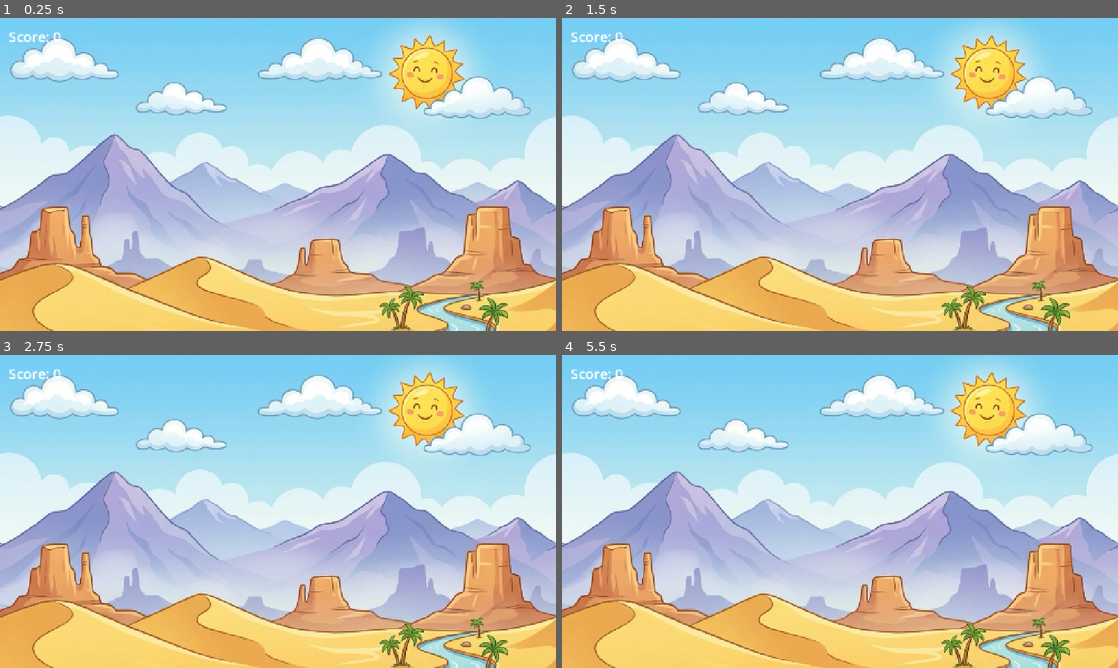
Above: before the commit, frames 1-4 (two rows, left to right).
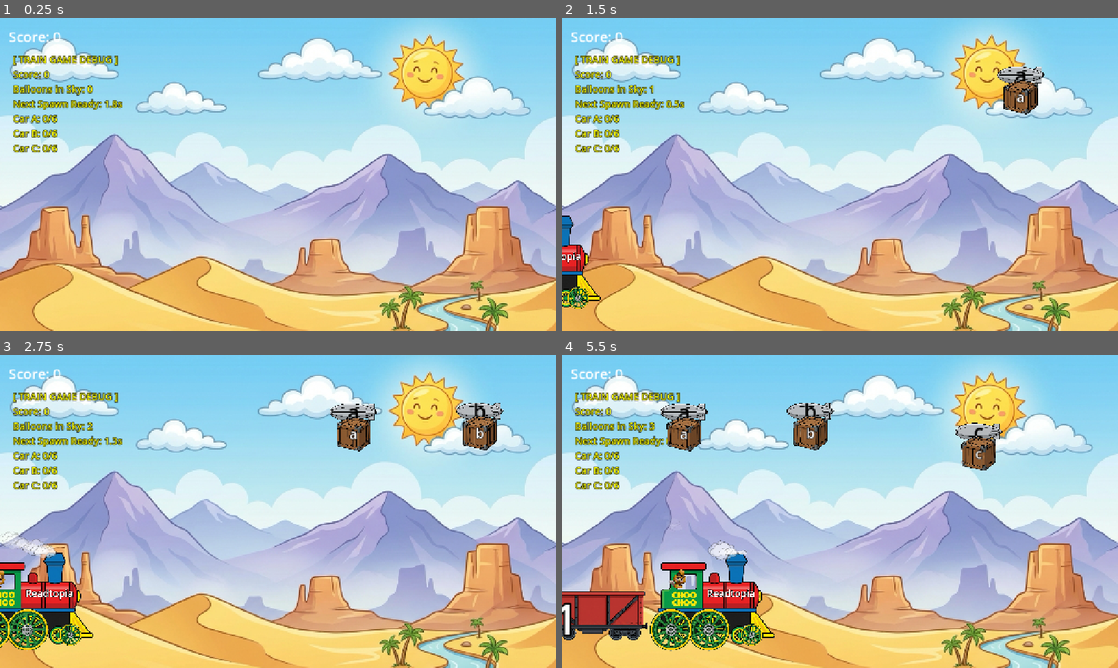
Above: after the commit, the same moments.

Repository: xiangfa/rt-games-godot
Game: Godot game, scene res://scenes/main.tscn
Same seed, same stepped clock (60 frames per second), same inputs: the game is played once before the commit and once after it.
Inputs (mouse positions are in pixels of both pictures, inside the frame that each line leads up to):
- Up to frame 1 (0.25 s): no input
- Up to frame 2 (1.5 s): tap Enter at 0.5 s; move the mouse to (962, 158) at 0.52 s; click (962, 158) at 0.67 s; move the mouse to (728, 190) at 1.27 s; click (728, 190) at 1.42 s
- Up to frame 3 (2.75 s): move the mouse to (333, 442) at 2.02 s; click (333, 442) at 2.17 s
- Up to frame 4 (5.5 s): move the mouse to (812, 574) at 2.77 s; click (812, 574) at 2.92 s; move the mouse to (1006, 558) at 3.52 s; click (1006, 558) at 3.67 s; move the mouse to (673, 464) at 4.27 s; click (673, 464) at 4.42 s; move the mouse to (867, 511) at 5.02 s; click (867, 511) at 5.17 s

The runs differ from the first frame. In frame 1, 1.8% of the frame differs, in the area x 2-22%, y 12-43%; in frame 2, 3.8%; in frame 3, 7.3%; in frame 4, 11%, in the area x 0-80%, y 12-95%.
Error before the commit: Parse Error: Expected statement, found "Indent" instead. (res://scripts/main.gd:179)

Commit message:
Fix syntax error: Corrected indentation in main.gd

Diff:
--- a/train-words/scripts/main.gd
+++ b/train-words/scripts/main.gd
@@ -150,7 +150,6 @@
 		if has_node("MatchSound"): $MatchSound.play()
 
 		# Define visual slots: Classic 3-2-1 Pyramid (Tighter Pack)
-		# Height jumps: -115 -> -190 (+75px) -> -265 (+75px)
 		var heap_slots = [
 			Vector2(-75, -115), Vector2(75, -115), Vector2(0, -115), # Floor (0,1,2)
 			Vector2(-40, -190), Vector2(40, -190),                  # Row 2 (3,4)
@@ -166,16 +165,17 @@
 		crate.set_deferred("collision_layer", 0)
 		crate.set_deferred("collision_mask", 0)
 
-		var start_global = crate.global_position
 		crate.call_deferred("reparent", car)
 
 		await get_tree().process_frame
 
 		var tween = create_tween()
 		tween.set_trans(Tween.TRANS_BOUNCE).set_ease(Tween.EASE_OUT)
+		# Smooth transition from current local position (inherited momentum) into slot
 		tween.tween_property(crate, "position", target_pos, 0.6)
 		tween.parallel().tween_property(crate, "rotation", randf_range(-0.1, 0.1), 0.4)
 
+		if car.matched_count == 6:
 			tween.finished.connect(func():
 				var net = car.get_node_or_null("CargoNet")
 				if net:
Not shown, added: train-words/assets/car_full.wav.import
